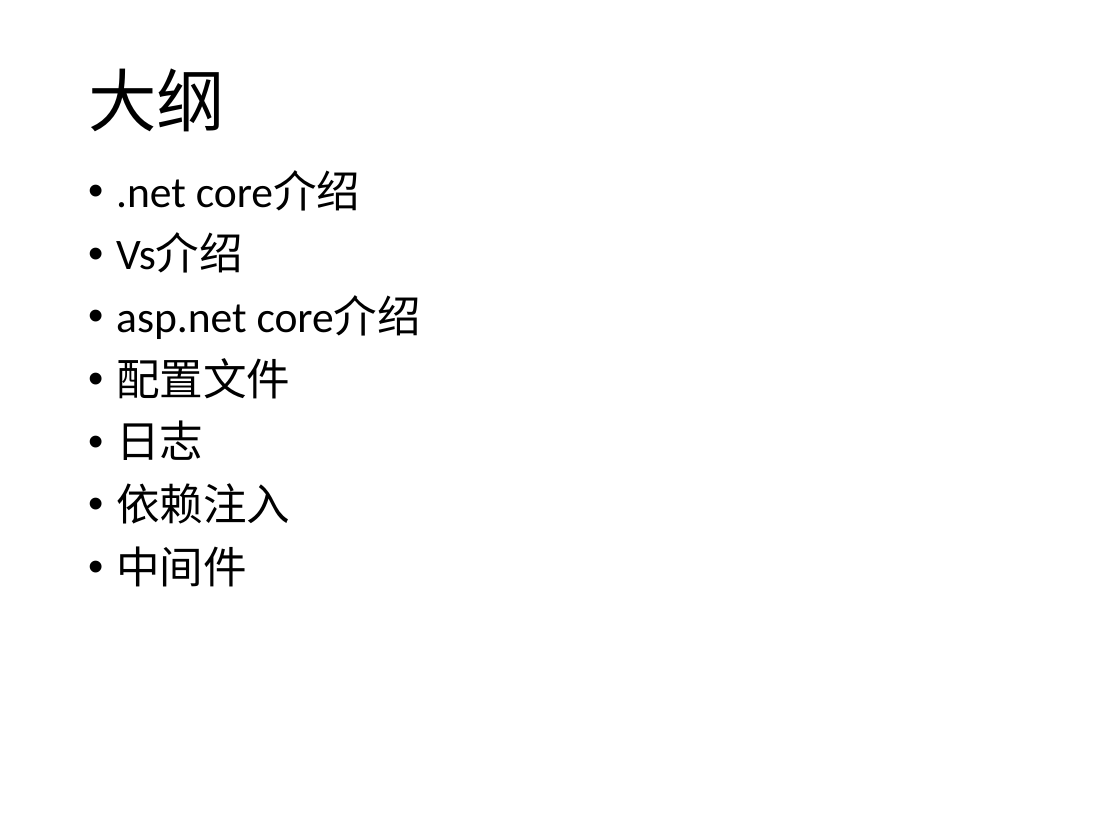
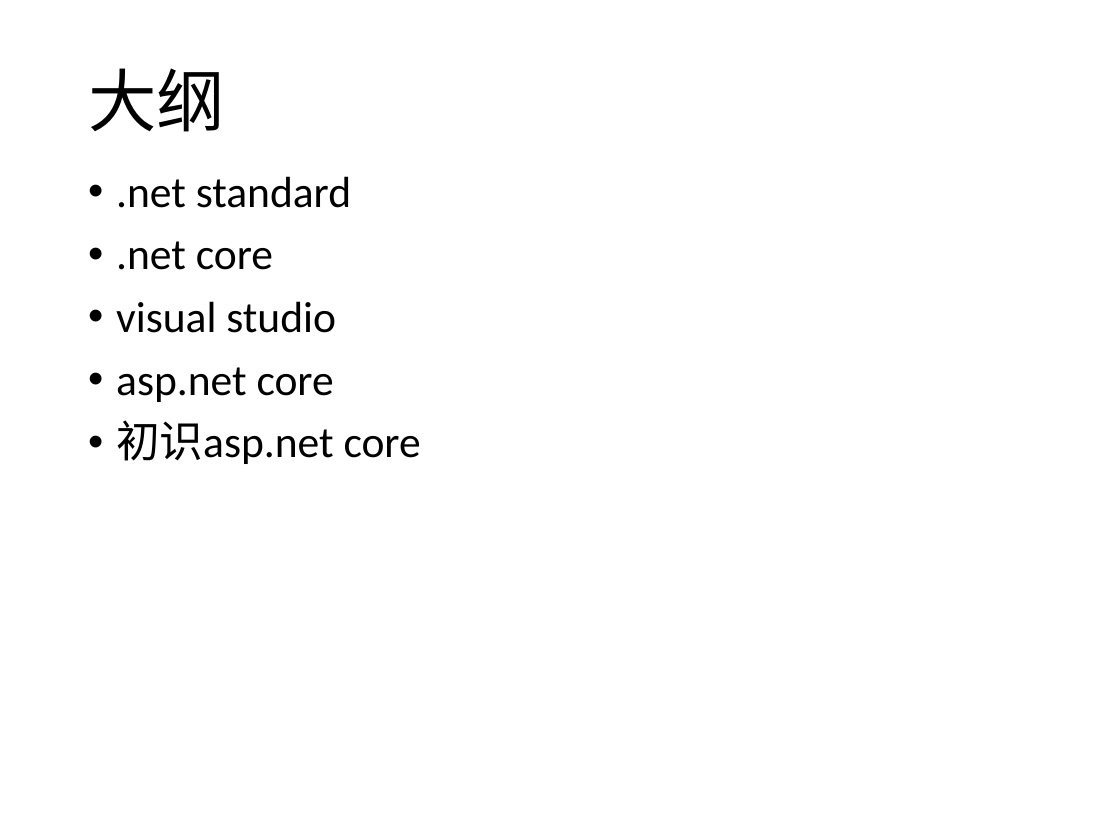
Before and after one commit to axzxs2001/AspNetCore2.0SeriesOfCourses, a slide deck: slide 2 of AspNetCore2.0Courses/PPT/asp.net core(一).pptx. Drawn at 1120x840 pixels with LibreOffice and Linux fonts; fonts in the diff are those of the drawing; background and template pictures are left out. Boxes give left, top, right and bottom in pixels: in the first picture for what was removed or moved away, otherwise in the second. Text is boxed around its words. In the diff, an @@ line names an element or a change of style, - is before the commit and + after.

```diff
--- a/AspNetCore2.0Courses/PPT/asp.net core(一).pptx
+++ b/AspNetCore2.0Courses/PPT/asp.net core(一).pptx
@@ text at [116,176,421,464]: text changed @@
-• .net core介绍
-• Vs介绍
-• asp.net core介绍
-• 配置文件
-• 日志
-• 依赖注入
-• 中间件
+• .net standard
+• .net core
+• visual studio
+• asp.net core
+• 初识asp.net core
```
Also in this commit, not shown: 1 other slide changed, 2 slides added, 8 slides removed.
